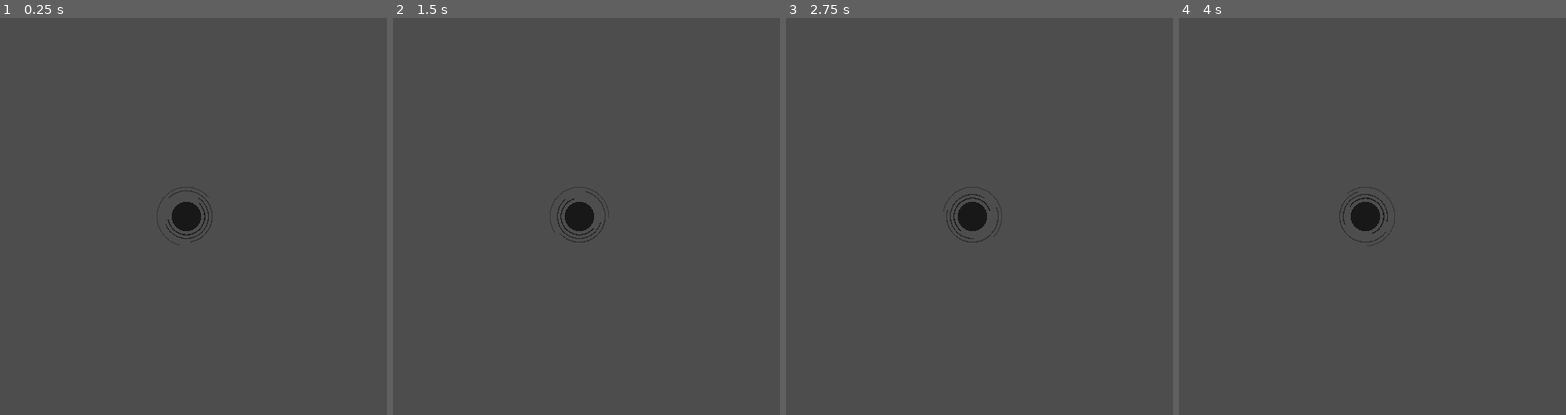
Above: before the commit, frames 1-4 (left to right).
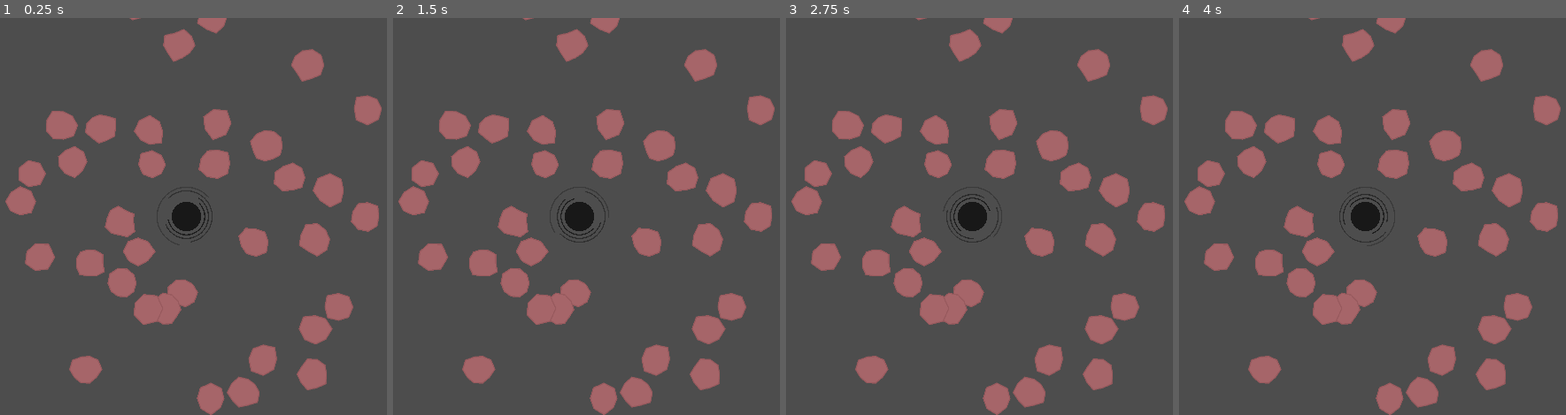
Above: after the commit, the same moments.

Repository: fatihceyln/a-game-about-feeding-a-black-hole
Game: Godot game, scene res://main/main.tscn
The game is run twice, just before and just after one commit, with the same random seed, the same clock (stepped at 60 frames per second) and the same inputs. The project has no main scene, so this scene is started directly.
Inputs:
- Up to frame 1 (0.25 s): no input
- Up to frame 2 (1.5 s): tap Enter at 0.5 s
- Up to frame 3 (2.75 s): tap Space at 2 s
- Up to frame 4 (4 s): tap Enter at 2.75 s; tap Space at 3.5 s

The runs differ from the first frame. In frame 1, 15% of the frame differs, in the area x 1-99%, y 0-100%; in frame 2, 15%; in frame 3, 15%; in frame 4, 15%.

Commit message:
Add Main script to handle asteroid spawning around BlackHole

Diff:
--- /dev/null
+++ b/main/main.gd
@@ -0,0 +1,17 @@
+extends Node2D
+class_name Main
+
+const ASTEROID = preload("uid://db1ixbef0ki6")
+
+@export var asteroid_count: int = 35
+@export var spawn_radius_range: Vector2 = Vector2(160, 600)
+
+@onready var black_hole: BlackHole = $BlackHole
+
+func _ready() -> void:
+	for i in asteroid_count:
+		var asteroid: Asteroid = ASTEROID.instantiate()
+		var angle: float = TAU * float(i) / asteroid_count
+		var distance: float = randf_range(spawn_radius_range.x, spawn_radius_range.y)
+		asteroid.position = black_hole.position + (Vector2.from_angle(angle) * distance)
+		add_child(asteroid)
--- a/main/main.tscn
+++ b/main/main.tscn
@@ -1,8 +1,10 @@
-[gd_scene format=3 uid="uid://doiasfmr8m5h2"]
+[gd_scene format=3 uid="uid://cdv0bjoi6s67y"]
 
 [ext_resource type="PackedScene" uid="uid://ckya2d6yacuqy" path="res://black_hole/black_hole.tscn" id="1_53q0u"]
+[ext_resource type="Script" uid="uid://cwxad1s7m51uf" path="res://main/main.gd" id="2_main"]
 
 [node name="Main" type="Node2D" unique_id=1174812453]
+script = ExtResource("2_main")
 
 [node name="BlackHole" parent="." unique_id=776193760 instance=ExtResource("1_53q0u")]
 position = Vector2(960, 540)
Not shown, added: main/main.gd.uid
